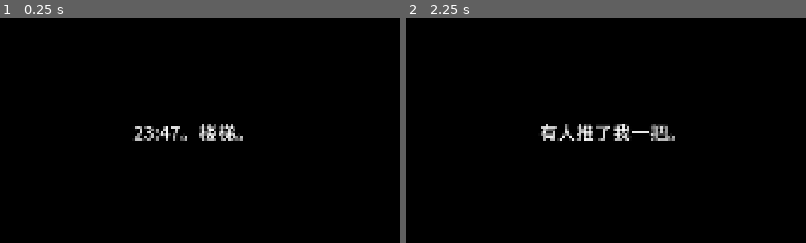
Above: before the commit, frames 1-2 (left to right).
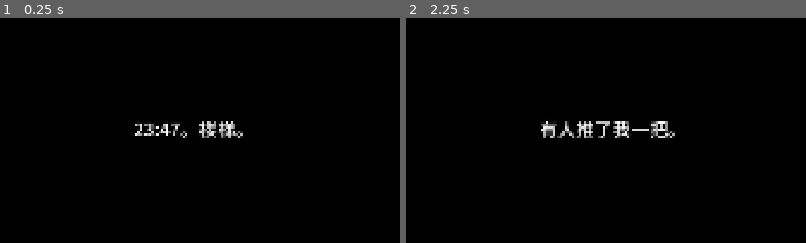
Above: after the commit, the same moments.

Repository: 7mouse/stellar-abyss-greybox
Game: Godot game, scene res://scenes/village/village.tscn
The game is run twice, just before and just after one commit, with the same random seed, the same clock (stepped at 60 frames per second) and the same inputs.
Inputs (mouse positions are % of the whole screen's width and height, from its top left):
- Up to frame 1 (0.25 s): no input
- Up to frame 2 (2.25 s): tap Enter (ui_accept) at 0.5, 0.77, 1.25, 1.52, 2 s; move the mouse to (72, 45) at 0.52 s; hold D (move_right) 0.53-1.28 s; hold Space (dash) 0.53-1.28 s; click (72, 45) at 0.67 s; tap R (recall, bound only after the commit) at 0.8, 1.35 s; move the mouse to (30, 55) at 1.27 s; hold S (move_down) 1.28-2.03 s; tap Space (dash) at 1.55 s; move the mouse to (60, 28) at 2.02 s; hold D (move_right) from 2.03 s (still down); hold J (attack) from 2.03 s (still down)
The pictures show only the part of the screen within x 12-62%, y 22-72%; the shares and areas given below are measured in that part.

The runs differ from the first frame. In frame 1, 1.2% of the frame differs, in the area x 33-61%, y 45-55%; in frame 2, 1.5%, in the area x 33-68%, y 45-55%.

Commit message:
紧急回村符：可调项、持有上限、掉落与存档
身上和保险箱一共最多 1 张。普通宝箱 0.03、精英（硬壳甲虫）0.02，已持有则跳过判定。每层层主首杀必给，已持有则记待领；首杀和待领写入存档，死亡不清。全部可调项在 recall_charm.tres，并出现在 F1。去掉保险箱文案里的升降梯燃料。

Co-authored-by: Mr.mouse <7mouse@users.noreply.github.com>

Diff:
--- a/autoload/game.gd
+++ b/autoload/game.gd
@@ -18,6 +18,7 @@
 var floors: Array[FloorData] = [preload("res://data/floors/floor_1.tres"), preload("res://data/floors/floor_2.tres"), preload("res://data/floors/floor_3.tres")]
 var affixes := {"frenzy": preload("res://data/guards/affix_frenzy.tres"), "summon": preload("res://data/guards/affix_summon.tres"), "hardshell": preload("res://data/guards/affix_hardshell.tres"), "spore": preload("res://data/guards/affix_spore.tres")}
 var clues: LoreClues = preload("res://data/lore/clues.tres")
+var recall: RecallCharm ## load() in _ready; a parse-time preload cycles with this script and breaks the web build
 
 var run: Run
 var last_extract := {} ## 结算界面用
@@ -35,6 +36,7 @@
 var debug_panel: CanvasLayer
 
 func _ready() -> void:
+	recall = load("res://data/recall_charm.tres")
 	process_mode = Node.PROCESS_MODE_ALWAYS
 	rng.randomize()
 	_setup_input()
@@ -74,6 +76,7 @@
 	Lineage.loadout.clear() ## 取出后的装备算局内装备
 	Lineage.save()
 	run.hp = max_hp()
+	recall.bring_into_run()
 	enter_floor(1)
 
 func enter_floor(n: int) -> void:
@@ -106,6 +109,7 @@
 	Lineage.shards_bank += got.shards
 	for st in run.equipped:
 		got.equipment.append(st.item.id)
+	recall.bank_from_run()
 	var ind := Lineage.current()
 	ind.level = level()
 	ind.xp = run.xp
@@ -114,6 +118,21 @@
 	run_ended.emit(true)
 	goto(SCN_EXTRACT)
 
+## 回村符成功：这局中断，人在村里，楼层状态留在 run.floor_memory
+func recall_to_village() -> void:
+	if run == null:
+		return
+	run.suspended = true
+	run.just_recalled = true
+	goto(SCN_VILLAGE)
+
+## 从村里回到被中断的那一层（起点）。开关在 recall_charm.tres
+func recall_return() -> void:
+	if run == null or not run.suspended or not recall.return_enabled:
+		return
+	run.suspended = false
+	enter_floor(run.depth)
+
 func descend() -> void:
 	run.hp = mini(max_hp(), run.hp + roundi(max_hp() * player_stats.heal_between_floors))
 	enter_floor(run.depth + 1)
@@ -143,7 +162,8 @@
 	Log.write("floors", [run.id, Lineage.current().gen_no, run.depth, result, "%.1f" % (now - float(fs.get("t0", now))), "%.1f" % float(fs.get("combat_sec", 0.0)),
 		"%.1f" % float(fs.get("guard_sec", 0.0)), fs.get("hp_start", run.hp), run.hp, fs.get("dmg_taken", 0), fs.get("kills", 0),
 		"|".join(run.boon_order), fs.get("level_start", 1), level(), run.count_of("moss"), run.shards_carried, "|".join(run.clue_seen),
-		fs.get("chunks_visited", 0), fs.get("encounters", 0), fs.get("chasers_peak", 0), fs.get("camps_cleared", 0), fs.get("nodes_taken", 0)])
+		fs.get("chunks_visited", 0), fs.get("encounters", 0), fs.get("chasers_peak", 0), fs.get("camps_cleared", 0), fs.get("nodes_taken", 0),
+		fs.get("charm_used", 0), fs.get("charm_floor", 0), fs.get("charm_interrupted", 0), fs.get("charm_source", "")])
 
 func hitstop(sec: float) -> void:
 	_hitstop_until = maxi(_hitstop_until, Time.get_ticks_msec() + int(sec * 1000))
@@ -164,6 +184,7 @@
 	_action("dash", [KEY_SPACE, KEY_SHIFT], [JOY_BUTTON_A])
 	_action("skill", [KEY_K, KEY_Q], [JOY_BUTTON_Y], -1, 0.0, MOUSE_BUTTON_RIGHT)
 	_action("interact", [KEY_E, KEY_F], [JOY_BUTTON_B])
+	_action("recall", [KEY_R], [JOY_BUTTON_RIGHT_SHOULDER])
 	_action("debug_toggle", [KEY_F1, KEY_QUOTELEFT], [JOY_BUTTON_BACK])
 
 func _action(name: String, keys: Array, buttons: Array, axis := -1, axis_val := 0.0, mouse := -1) -> void:
@@ -196,7 +217,7 @@
 	var win = JavaScriptBridge.get_interface("window")
 	_js_obj = JavaScriptBridge.create_object("Object")
 	var cb_dl = JavaScriptBridge.create_callback(func(_a): Log.download_all())
-	var cb_row = JavaScriptBridge.create_callback(func(_a): Log.write("floors", ["selftest", 0, 0, "selftest", 0, 0, 0, 0, 0, 0, 0, "", 1, 1, 0, 0, ""]))
+	var cb_row = JavaScriptBridge.create_callback(func(_a): Log.write("floors", ["selftest", 0, 0, "selftest", 0, 0, 0, 0, 0, 0, 0, "", 1, 1, 0, 0, "", 0, 0, 0, 0, 0, 0, 0, 0, ""]))
 	var cb_run = JavaScriptBridge.create_callback(func(_a): start_run())
 	var cb_perf = JavaScriptBridge.create_callback(func(_a):
 		var sc := get_tree().current_scene
--- a/autoload/lineage.gd
+++ b/autoload/lineage.gd
@@ -19,6 +19,10 @@
 var shards_bank := 0
 var upgrades := {"vit": 0, "swift": 0}
 var flags := {}
+var charm_carried := 0 ## 不在局内时拿在身上的回村符（0 或 1）
+var charm_source := ""
+var charm_lord_seen := {} ## "层数" -> true，每层第一次击杀层主。死亡不清除
+var charm_pending: Array = [] ## 首杀时已经持有符，回村后可领的层数。死亡不清除
 var rng := RandomNumberGenerator.new()
 
 func _ready() -> void:
@@ -89,9 +93,13 @@
 	return item != null and vault_rules.allows(item.category)
 
 func vault_put(item, count := 1) -> bool:
+	if Game.recall.storage_locked():
+		return false
 	var it: ItemData = item if item is ItemData else (item.item if item is ItemStack else Items.get_item(String(item)))
 	if item is ItemStack:
 		count = item.count
+	if it != null and it.id == RecallCharm.ITEM_ID:
+		return Game.recall.deposit_carried()
 	if not can_vault(it) or vault.size() >= vault_capacity():
 		return false
 	vault.append({"id": it.id, "count": count})
@@ -101,7 +109,11 @@
 
 ## 替换：把 i 号格子的东西换出来，放进新的
 func vault_replace(i: int, item) -> Dictionary:
+	if Game.recall.storage_locked():
+		return {}
 	var it: ItemData = item if item is ItemData else Items.get_item(String(item))
+	if it != null and it.id == RecallCharm.ITEM_ID:
+		return {}
 	if not can_vault(it) or i < 0 or i >= vault.size():
 		return {}
 	var old: Dictionary = vault[i]
@@ -111,11 +123,15 @@
 	return old
 
 func vault_take(i: int) -> ItemData:
+	if Game.recall.storage_locked():
+		return null
 	if i < 0 or i >= vault.size():
 		return null
 	var e: Dictionary = vault.pop_at(i)
 	var it := Items.get_item(e.id)
-	if it.category == "equipment":
+	if it != null and it.id == RecallCharm.ITEM_ID:
+		Game.recall.receive_from_vault(e)
+	elif it.category == "equipment":
 		loadout.append(it.id)
 	else:
 		mats[it.id] = int(mats.get(it.id, 0)) + int(e.count)
@@ -150,7 +166,8 @@
 # ---------- 存档 ----------
 func to_dict() -> Dictionary:
 	return {"v": 1, "gen_counter": gen_counter, "individuals": individuals, "epitaphs": epitaphs, "corpse": corpse, "vault": vault,
-		"vault_level": vault_level, "loadout": loadout, "mats": mats, "shards_bank": shards_bank, "upgrades": upgrades, "flags": flags}
+		"vault_level": vault_level, "loadout": loadout, "mats": mats, "shards_bank": shards_bank, "upgrades": upgrades, "flags": flags,
+		"charm_carried": charm_carried, "charm_source": charm_source, "charm_lord_seen": charm_lord_seen, "charm_pending": charm_pending}
 
 func save() -> void:
 	var f := FileAccess.open(save_path, FileAccess.WRITE)
@@ -190,6 +207,14 @@
 	for k in d.get("upgrades", {}):
 		upgrades[k] = int(d.upgrades[k])
 	flags = d.get("flags", {})
+	charm_carried = int(d.get("charm_carried", 0))
+	charm_source = String(d.get("charm_source", ""))
+	charm_lord_seen = {}
+	for k in d.get("charm_lord_seen", {}):
+		charm_lord_seen[str(k)] = bool(d.charm_lord_seen[k])
+	charm_pending = []
+	for x in d.get("charm_pending", []):
+		charm_pending.append(int(x))
 
 func reset_memory() -> void:
 	gen_counter = 0
@@ -203,6 +228,10 @@
 	shards_bank = 0
 	upgrades = {"vit": 0, "swift": 0}
 	flags = {}
+	charm_carried = 0
+	charm_source = ""
+	charm_lord_seen = {}
+	charm_pending = []
 
 func wipe() -> void:
 	reset_memory()
--- a/autoload/log.gd
+++ b/autoload/log.gd
@@ -2,7 +2,7 @@
 ## 试玩 CSV（user://）：floors.csv / hits.csv（可开关）/ deaths.csv；网页版可下载
 
 const HEADERS := {
-	"floors": "time,run_id,gen_no,depth,result,floor_sec,combat_sec,guard_sec,hp_start,hp_end,dmg_taken,kills,boons,level_start,level_end,mats,shards,clue_seen,chunks_visited,encounters,chasers_peak,camps_cleared,nodes_taken",
+	"floors": "time,run_id,gen_no,depth,result,floor_sec,combat_sec,guard_sec,hp_start,hp_end,dmg_taken,kills,boons,level_start,level_end,mats,shards,clue_seen,chunks_visited,encounters,chasers_peak,camps_cleared,nodes_taken,charm_used,charm_floor,charm_interrupted,charm_source",
 	"hits": "time,run_id,depth,src,dst,dmg,dodged_by_dash",
 	"deaths": "time,gen_no,level,depth,cause,legacy_picked,vault_count,clue_seen",
 }
--- /dev/null
+++ b/data/items/recall_charm.tres
@@ -0,0 +1,11 @@
+[gd_resource type="Resource" script_class="ItemData" format=3]
+
+[ext_resource type="Script" path="res://scripts/resources/item_data.gd" id="s"]
+
+[resource]
+script = ExtResource("s")
+id = "recall_charm"
+display_name = "紧急回村符"
+category = "key_item"
+color = Color(0.95, 0.78, 0.35, 1)
+stat_mods = {}
--- /dev/null
+++ b/data/recall_charm.tres
@@ -0,0 +1,18 @@
+[gd_resource type="Resource" script_class="RecallCharm" format=3]
+
+[ext_resource type="Script" path="res://scripts/resources/recall_charm.gd" id="s"]
+
+[resource]
+script = ExtResource("s")
+display_name = "紧急回村符"
+max_owned = 1
+chest_drop_chance = 0.03
+elite_drop_chance = 0.02
+channel_sec = 3.0
+return_enabled = true
+blocked_hint = "此处无法使用回村符"
+trap_rooms_floor_1 = 0
+trap_rooms_floor_2 = 1
+trap_rooms_floor_3 = 1
+elite_ids = "shellbug"
+use_hint = "R / 手柄 RB 使用回村符"
--- a/scenes/actors/enemy_base.gd
+++ b/scenes/actors/enemy_base.gd
@@ -352,6 +352,11 @@
 		var rm := 1.0 + float(Game.mods().get("rare_drop_pct", 0))
 		for st in roll_loot(rm):
 			Game.run.add_item(st)
+		if not (self is Guard):
+			var ckey := str(get_meta("rid", ""))
+			if ckey == "":
+				ckey = "%s@%d,%d" % [data.id, int(global_position.x), int(global_position.y)]
+			Game.recall.roll_elite(data.id, ckey)
 		Game.gain_xp(xp_value())
 		var kh := int(Game.mods().get("kill_heal", 0))
 		if kh > 0:
--- a/scenes/village/vault_ui.gd
+++ b/scenes/village/vault_ui.gd
@@ -7,7 +7,7 @@
 	title = "保险箱"
 
 func _fill() -> void:
-	text("容量 %d / %d（升级在强化台）　能放：装备、稀有材料、钥匙道具、升降梯燃料" % [Lineage.vault.size(), Lineage.vault_capacity()], 24)
+	text("容量 %d / %d（升级在强化台）　能放：装备、稀有材料、钥匙道具" % [Lineage.vault.size(), Lineage.vault_capacity()], 24)
 	if replacing != "":
 		text("选择要换出的格子（换出的东西回到身上）：", 24, Color(1, 0.9, 0.5))
 		for i in Lineage.vault.size():
@@ -21,6 +21,8 @@
 	text("身上：", 24)
 	for id in Lineage.loadout:
 		btn("放入：" + Items.get_item(id).display_name, _put.bind(id))
+	if Lineage.charm_carried > 0:
+		btn("放入：" + Game.recall.display_name, _put.bind(RecallCharm.ITEM_ID))
 	if Lineage.mats.moss_essence > 0:
 		btn("放入：萤苔精 ×1（稀有材料）", _put.bind("moss_essence"))
 	btn("记忆碎片 ×%d（不能放入）" % Lineage.shards_bank, func(): pass, false)
--- a/scripts/debug_panel.gd
+++ b/scripts/debug_panel.gd
@@ -65,6 +65,7 @@
 	_section("保险箱", "保险箱规则", Lineage.vault_rules)
 	_section("保险箱", "强化台（局外）", Lineage.meta_rules)
 	_section("线索", "虚拟世界线索 clues.tres", g.clues)
+	_section("回村符", "紧急回村符 recall_charm.tres", g.recall)
 	root.visible = false
 
 func set_aggro_counts(chasing: int, windup: int, chase_peak: int, windup_peak: int) -> void:
@@ -372,7 +373,7 @@
 
 func export_all() -> Array:
 	var out := []
-	var list: Array = [load("res://data/aggro_rules.tres"), Game.player_stats, Game.skill, Game.clues, Lineage.legacy_rules, Lineage.vault_rules, Lineage.meta_rules]
+	var list: Array = [load("res://data/aggro_rules.tres"), Game.player_stats, Game.skill, Game.clues, Lineage.legacy_rules, Lineage.vault_rules, Lineage.meta_rules, Game.recall]
 	list += Game.attacks
 	list += Game.enemies.values()
 	list += Game.floors
--- a/scripts/items.gd
+++ b/scripts/items.gd
@@ -7,7 +7,7 @@
 static func _ensure() -> void:
 	if not _all.is_empty():
 		return
-	for id in ["moss", "moss_essence", "shard", "trinket_hp", "trinket_atk", "trinket_dash"]:
+	for id in ["moss", "moss_essence", "shard", "trinket_hp", "trinket_atk", "trinket_dash", "recall_charm"]:
 		var r: ItemData = load("res://data/items/%s.tres" % id)
 		_all[id] = r
 
--- a/scripts/resources/item_data.gd
+++ b/scripts/resources/item_data.gd
@@ -1,6 +1,6 @@
 class_name ItemData
 extends Resource
-## 物品定义（data/items/*.tres）。category: material / rare_material / shard / equipment / key_item / lift_fuel / consumable / boon
+## 物品定义（data/items/*.tres）。category: material / rare_material / shard / equipment / key_item / consumable / boon
 
 @export var id := ""
 @export var display_name := ""
--- /dev/null
+++ b/scripts/resources/recall_charm.gd
@@ -0,0 +1,168 @@
+class_name RecallCharm
+extends Resource
+## 紧急回村符（data/recall_charm.tres）。所有可调项都在这里，F1 面板按导出变量生成编辑器。
+
+const ITEM_ID := "recall_charm"
+
+@export var display_name := "紧急回村符"
+@export var max_owned := 1 ## 身上 + 保险箱一共最多几个
+@export var chest_drop_chance := 0.03 ## 普通宝箱。已经持有时整次判定跳过
+@export var elite_drop_chance := 0.02 ## 精英（elite_ids）。已经持有时整次判定跳过
+@export var channel_sec := 3.0 ## 楼层内引导秒数，受击打断且不消耗
+@export var return_enabled := true ## 村里「返回第 N 层」入口。默认开，以后好关
+@export var blocked_hint := "此处无法使用回村符"
+@export var trap_rooms_floor_1 := 0
+@export var trap_rooms_floor_2 := 1
+@export var trap_rooms_floor_3 := 1
+@export var elite_ids := "shellbug" ## 逗号分隔的敌人 id，只影响掉符，不改数值
+@export var use_hint := "R / 手柄 RB 使用回村符"
+
+func trap_count(depth: int) -> int:
+	match depth:
+		1: return trap_rooms_floor_1
+		2: return trap_rooms_floor_2
+		3: return trap_rooms_floor_3
+		_: return 0
+
+func is_elite(id: String) -> bool:
+	for part in elite_ids.split(",", false):
+		if part.strip_edges() == id:
+			return true
+	return false
+
+func owned() -> int:
+	var n := Lineage.charm_carried
+	if Game.run:
+		n += Game.run.count_of(ITEM_ID)
+	for e in Lineage.vault:
+		if String(e.get("id", "")) == ITEM_ID:
+			n += int(e.get("count", 0))
+	return n
+
+func carrying() -> bool:
+	return Game.run != null and Game.run.count_of(ITEM_ID) > 0
+
+func storage_locked() -> bool:
+	return Game.run != null and Game.run.suspended
+
+## 已经持有时宝箱/精英不再掷骰
+func _at_cap() -> bool:
+	return owned() >= maxi(1, max_owned)
+
+func grant(source: String) -> bool:
+	if _at_cap():
+		return false
+	var it := Items.get_item(ITEM_ID)
+	if it == null:
+		return false
+	if Game.run:
+		Game.run.add_item(ItemStack.new(it, 1))
+		Game.run.charm_source = source
+		Game.run.floor_stats["charm_source"] = source
+	else:
+		Lineage.charm_carried = 1
+		Lineage.charm_source = source
+		Lineage.save()
+	return true
+
+func consume() -> bool:
+	return Game.run != null and Game.run.take_item(ITEM_ID, 1)
+
+## 村里把身上的符放进保险箱（转移，不新增）
+func deposit_carried() -> bool:
+	if storage_locked() or Lineage.charm_carried <= 0:
+		return false
+	if _vault_index() >= 0 or Lineage.vault.size() >= Lineage.vault_capacity():
+		return false
+	var src := Lineage.charm_source
+	Lineage.charm_carried = 0
+	Lineage.vault.append({"id": ITEM_ID, "count": 1, "source": src})
+	Lineage.save()
+	Lineage.changed.emit()
+	return true
+
+## 从保险箱取出。有进行中的局就放进背包，否则拿在身上
+func receive_from_vault(entry: Dictionary) -> void:
+	var src := String(entry.get("source", Lineage.charm_source))
+	if Game.run and not Game.run.suspended:
+		var it := Items.get_item(ITEM_ID)
+		Game.run.add_item(ItemStack.new(it, 1))
+		Game.run.charm_source = src
+		Game.run.floor_stats["charm_source"] = src
+	else:
+		Lineage.charm_carried = 1
+		Lineage.charm_source = src
+
+func _vault_index() -> int:
+	for i in Lineage.vault.size():
+		if String(Lineage.vault[i].get("id", "")) == ITEM_ID:
+			return i
+	return -1
+
+func roll_chest(key: String) -> bool:
+	if _at_cap():
+		return false
+	if not _roll(chest_drop_chance, "chest:" + key):
+		return false
+	return grant("chest")
+
+func roll_elite(enemy_id: String, key: String) -> bool:
+	if Game.run == null or not is_elite(enemy_id):
+		return false
+	if _at_cap():
+		return false
+	if not _roll(elite_drop_chance, "elite:" + key):
+		return false
+	return grant("elite")
+
+func _roll(chance: float, key: String) -> bool:
+	if chance <= 0.0:
+		return false
+	var rng := RandomNumberGenerator.new()
+	var seed_v := Game.run.seed if Game.run else 0
+	var depth := Game.run.depth if Game.run else 0
+	rng.seed = hash([seed_v, depth, "charm", key])
+	return rng.randf() < chance
+
+## 每层第一次击杀层主必给 1 个；已经持有就记成待领。本局之后的死亡不清这两份记录
+func on_lord_killed(depth: int) -> void:
+	var key := str(depth)
+	if bool(Lineage.charm_lord_seen.get(key, false)):
+		return
+	Lineage.charm_lord_seen[key] = true
+	if _at_cap():
+		Lineage.charm_pending.append(depth)
+	else:
+		grant("lord")
+	Lineage.save()
+
+func claim_pending() -> bool:
+	if Lineage.charm_pending.is_empty() or _at_cap():
+		return false
+	Lineage.charm_pending.pop_front()
+	if not grant("pending"):
+		return false
+	Lineage.save()
+	return true
+
+## 撤离时把背包里的符存回身上；死亡不调用，符会跟着背包丢掉
+func bank_from_run() -> void:
+	if Game.run == null or Game.run.count_of(ITEM_ID) <= 0:
+		return
+	var src := Game.run.charm_source
+	Game.run.take_item(ITEM_ID, Game.run.count_of(ITEM_ID))
+	Lineage.charm_carried = 1
+	Lineage.charm_source = src
+
+## 下潜时把身上的符放进背包（死了会丢）
+func bring_into_run() -> void:
+	if Game.run == null or Lineage.charm_carried <= 0:
+		return
+	var it := Items.get_item(ITEM_ID)
+	if it == null:
+		return
+	Game.run.add_item(ItemStack.new(it, Lineage.charm_carried))
+	Game.run.charm_source = Lineage.charm_source
+	Game.run.floor_stats["charm_source"] = Lineage.charm_source
+	Lineage.charm_carried = 0
+	Lineage.save()
--- a/scripts/resources/vault_rules.gd
+++ b/scripts/resources/vault_rules.gd
@@ -6,7 +6,7 @@
 @export var upgrade_slots_per_level := 2
 @export var max_upgrade_level := 3
 @export var village_bonus_per_village := 1 ## 灰盒只有一个村，不生效
-@export var allowed_categories: PackedStringArray = ["equipment", "rare_material", "key_item", "lift_fuel"]
+@export var allowed_categories: PackedStringArray = ["equipment", "rare_material", "key_item"]
 ## 升到第 1..3 级各花多少萤苔精
 @export var upgrade_cost := "2,4,6"
 
--- a/scripts/run.gd
+++ b/scripts/run.gd
@@ -18,6 +18,10 @@
 var level_start := 1
 var clue_seen: Array[String] = []
 var floor_stats := {} ## 本层统计：floor_t0, combat_sec, guard_sec, hp_start, dmg_taken, kills, level_start
+var charm_source := "" ## 当前这张回村符从哪来：chest / elite / lord / pending
+var suspended := false ## 用回村符回到村里，这局还没结束
+var just_recalled := false
+var floor_memory := {} ## depth -> {seed, killed, picked, guard_dead, corpse_taken}
 
 func add_item(st: ItemStack) -> void:
 	if st.item.category == "shard":
@@ -32,6 +36,29 @@
 			b.count += st.count
 			return
 	bag.append(ItemStack.new(st.item, st.count))
+
+func take_item(id: String, n := 1) -> bool:
+	for i in bag.size():
+		if bag[i].item.id != id:
+			continue
+		if bag[i].count < n:
+			return false
+		bag[i].count -= n
+		if bag[i].count <= 0:
+			bag.remove_at(i)
+			for j in range(equipped.size() - 1, -1, -1):
+				if equipped[j].item.id == id:
+					equipped.remove_at(j)
+					break
+		return true
+	return false
+
+func swap_bag(i: int, j: int) -> void:
+	if i < 0 or j < 0 or i >= bag.size() or j >= bag.size() or i == j:
+		return
+	var tmp: ItemStack = bag[i]
+	bag[i] = bag[j]
+	bag[j] = tmp
 
 func count_of(id: String) -> int:
 	if id == "shard":
Binary file changed: assets/fonts/NotoSansSC-Greybox.ttf
Not shown, added: scripts/resources/recall_charm.gd.uid
